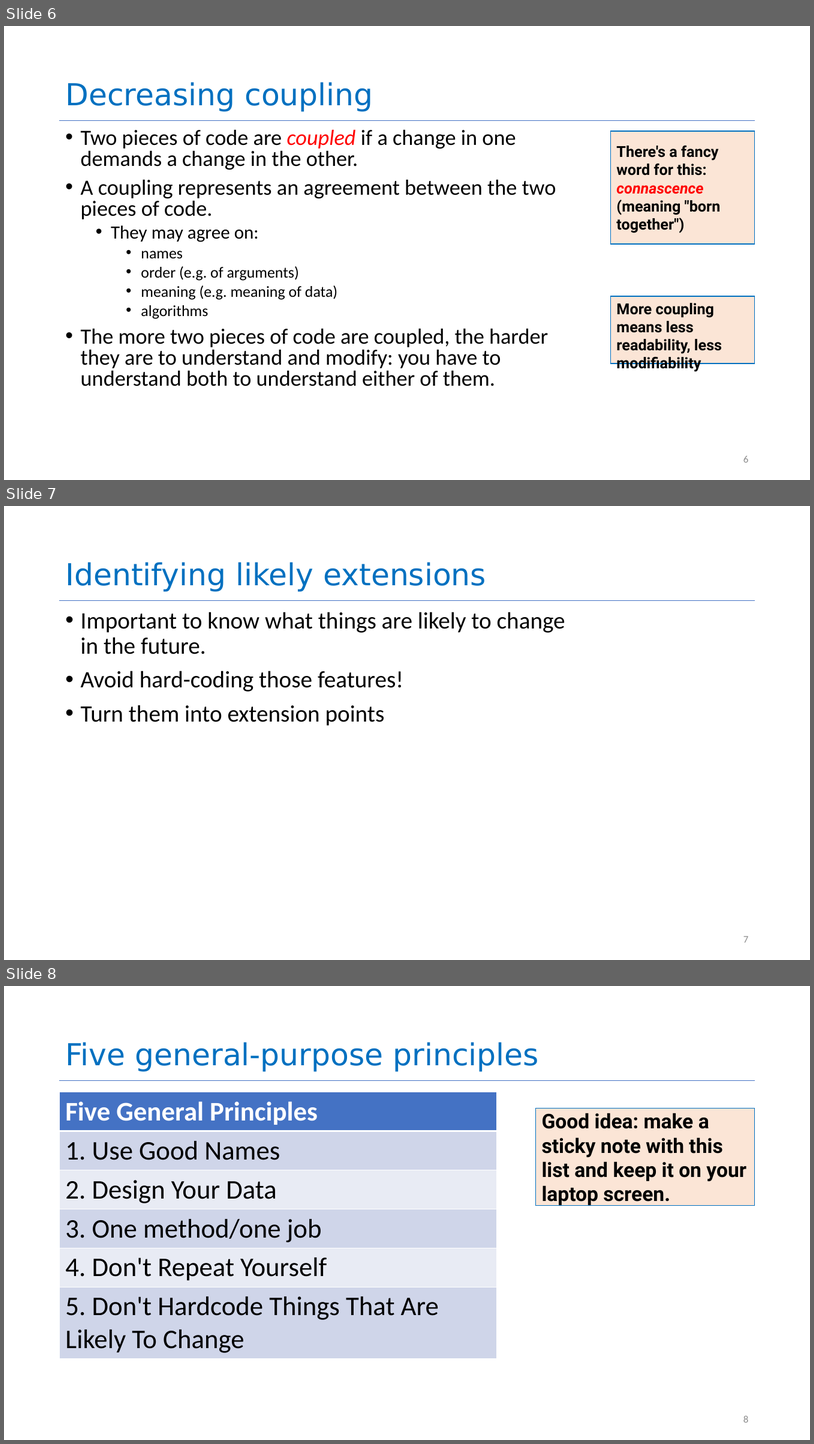
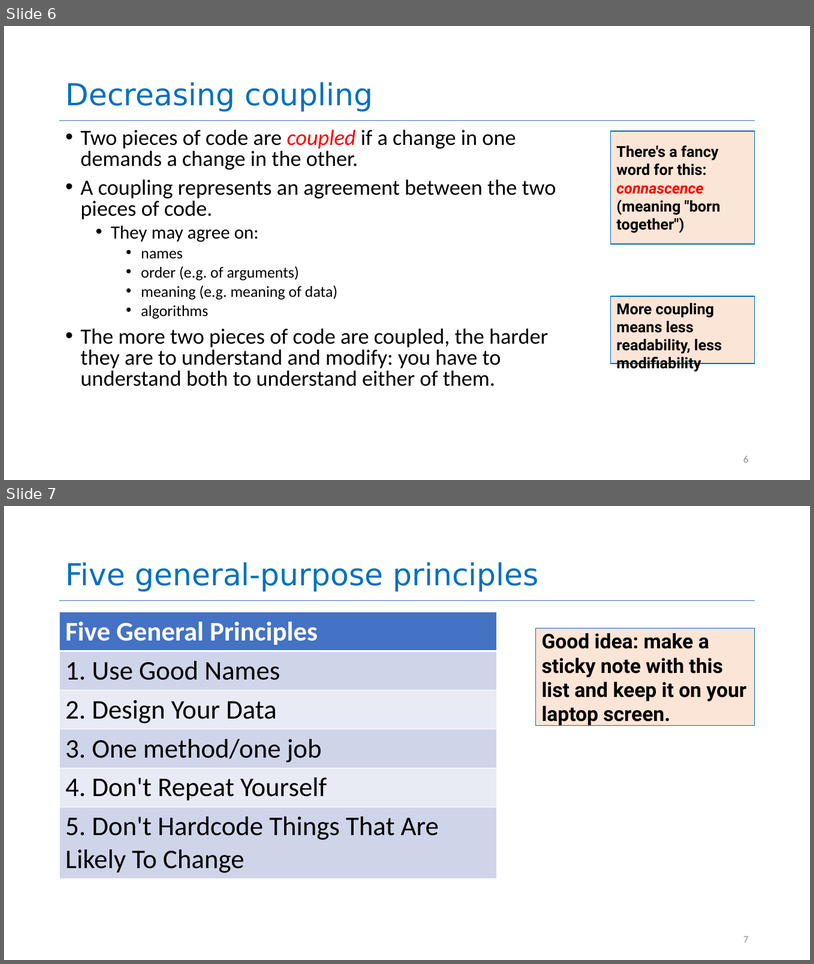
Before and after one commit to neu-se/CS4530-CS5500-Spring-2021, a slide deck: Slides/Lesson 1.2 General Program Design Principles.pptx. Shown one above the other, each under a label of ours: slides 6, 7 and 8 before the commit, slides 6 and 7 after it. The pictures are 814x1444 and 814x964 pixels, drawn with LibreOffice and Linux fonts; fonts in the diff are those of the drawing. Boxes give left, top, right and bottom in pixels: in the first picture for what was removed or moved away, otherwise in the second. Text is boxed around its words. In the diff, an @@ line names an element or a change of style, - is before the commit and + after.

```diff
--- a/Slides/Lesson 1.2 General Program Design Principles.pptx
+++ b/Slides/Lesson 1.2 General Program Design Principles.pptx
@@ slide 7 removed at [4,506,810,960], background #FFFFFF; not listed: 1 template element that a slide beside it also shows @@
@@ title removed at [65,562,486,592] @@
-Identifying likely extensions
@@ text removed at [81,612,566,726] @@
-• Important to know what things are likely to change in the future.
-• Avoid hard-coding those features!
-• Turn them into extension points
@@ page number removed at [744,936,749,942] @@
-7
@@ what was slide 8 is now slide 7 @@
@@ page number at [744,936,749,942]: text changed @@
-8
+7
```
Also in this commit, not shown: 1 other file.
